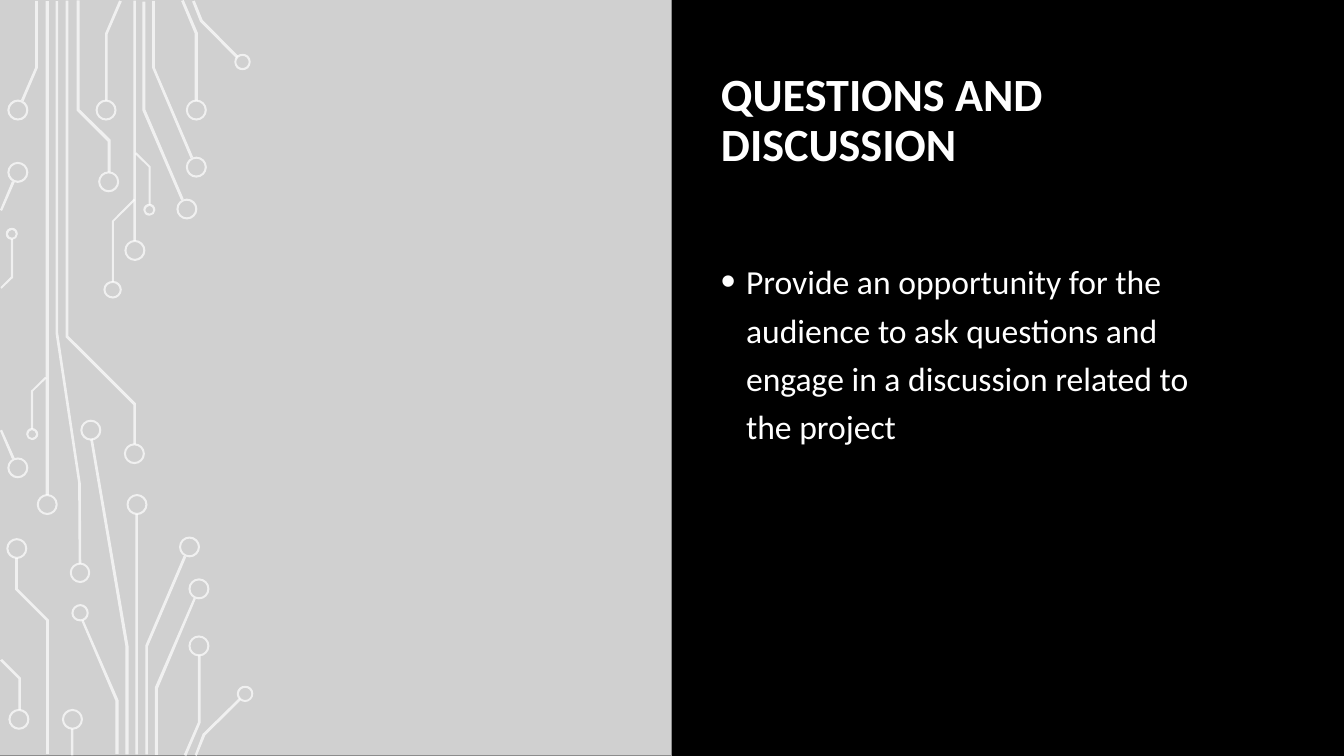
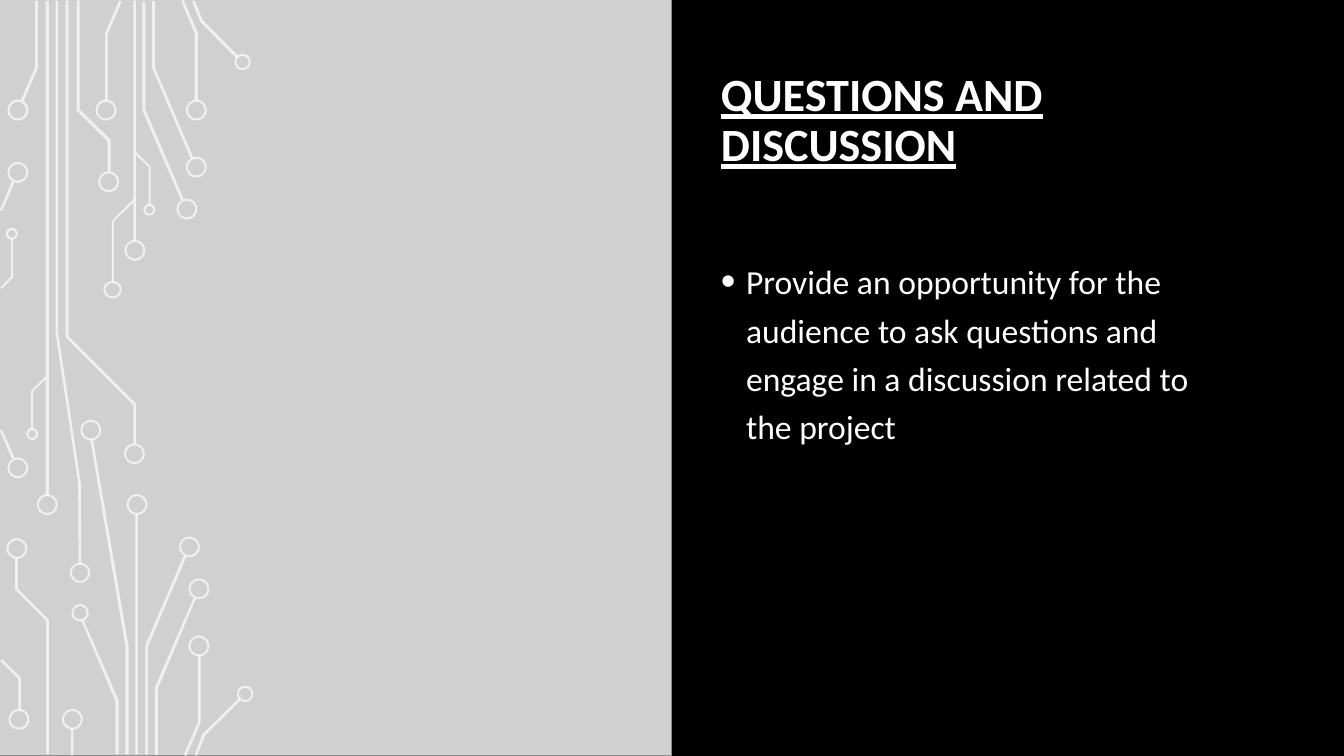
Before and after one commit to Samiur00/ST1_Capstone-Project, a slide deck: slide 12 of capstone_presentation.pptx. Drawn at 1344x756 pixels with LibreOffice and Linux fonts; fonts in the diff are those of the drawing; grey boxes stand for pictures; background and template pictures are left out. Boxes give left, top, right and bottom in pixels: in the first picture for what was removed or moved away, otherwise in the second. Text is boxed around its words. In the diff, an @@ line names an element or a change of style, - is before the commit and + after.

```diff
--- a/capstone_presentation.pptx
+++ b/capstone_presentation.pptx
@@ title "QUESTIONS AND DISCUSSION" at <box>721,80,1042,169</box>: underline on @@
```
Also in this commit, not shown: 9 other slides changed.
